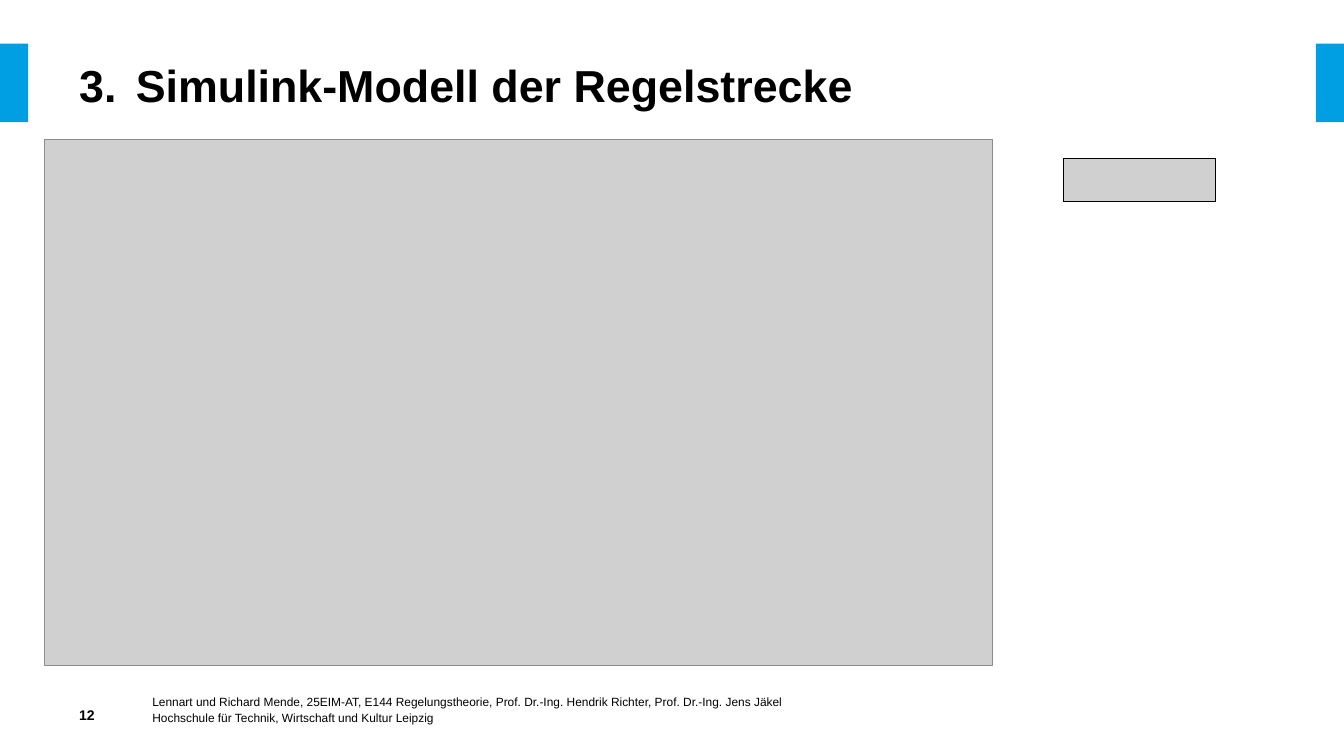
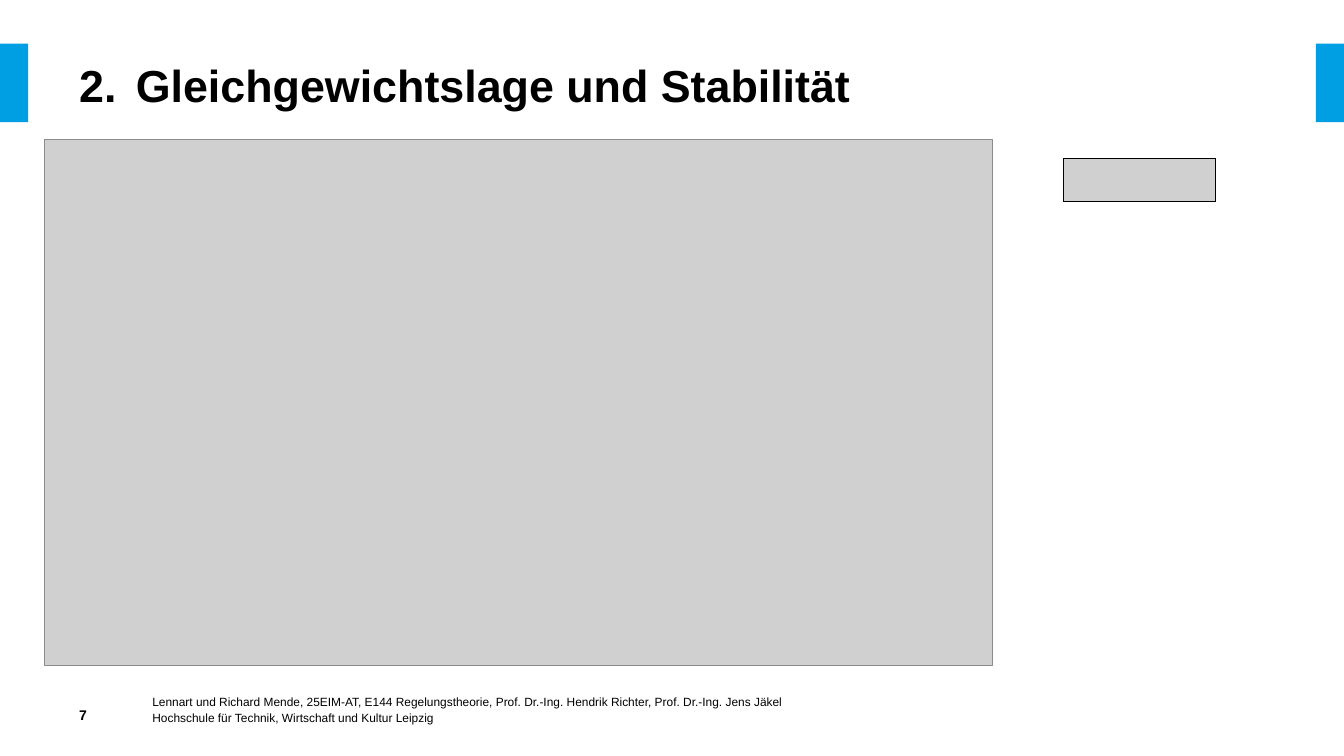
Before and after one commit to LennartMende/ColpittsOscillator, a slide deck: slide 7 of Präsentationen/Abschlusspräsentation.pptx (slide 12 before the commit). Drawn at 1344x756 pixels with LibreOffice and Linux fonts; fonts in the diff are those of the drawing; grey boxes stand for pictures; background and template pictures are left out. Boxes give left, top, right and bottom in pixels: in the first picture for what was removed or moved away, otherwise in the second. Text is boxed around its words. In the diff, an @@ line names an element or a change of style, - is before the commit and + after.

```diff
--- a/Präsentationen/Abschlusspräsentation.pptx
+++ b/Präsentationen/Abschlusspräsentation.pptx
@@ title at (136,69,850,111): text changed @@
-3. Simulink-Modell der Regelstrecke
+2. Gleichgewichtslage und Stabilität
@@ page number at (79,710,87,720): text changed @@
-12
+7
```
Also in this commit, not shown: 6 other slides changed, 1 other file.
